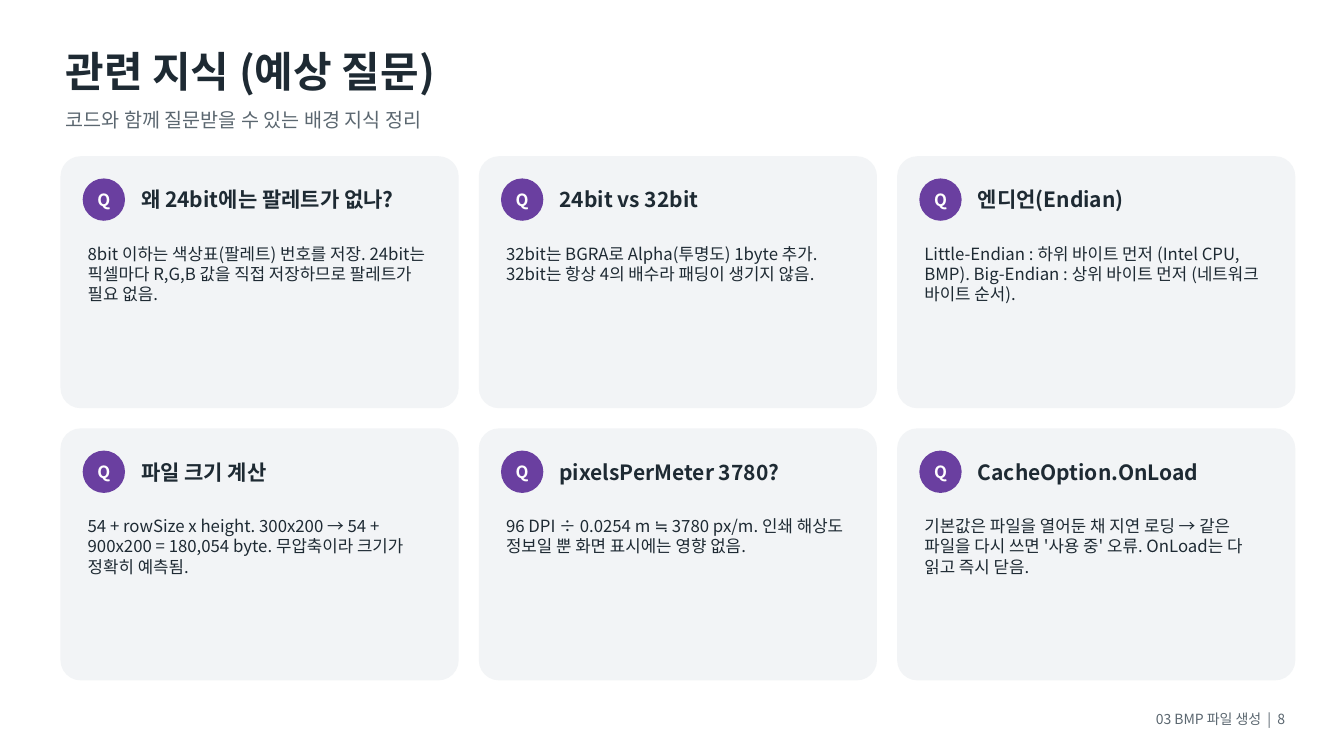
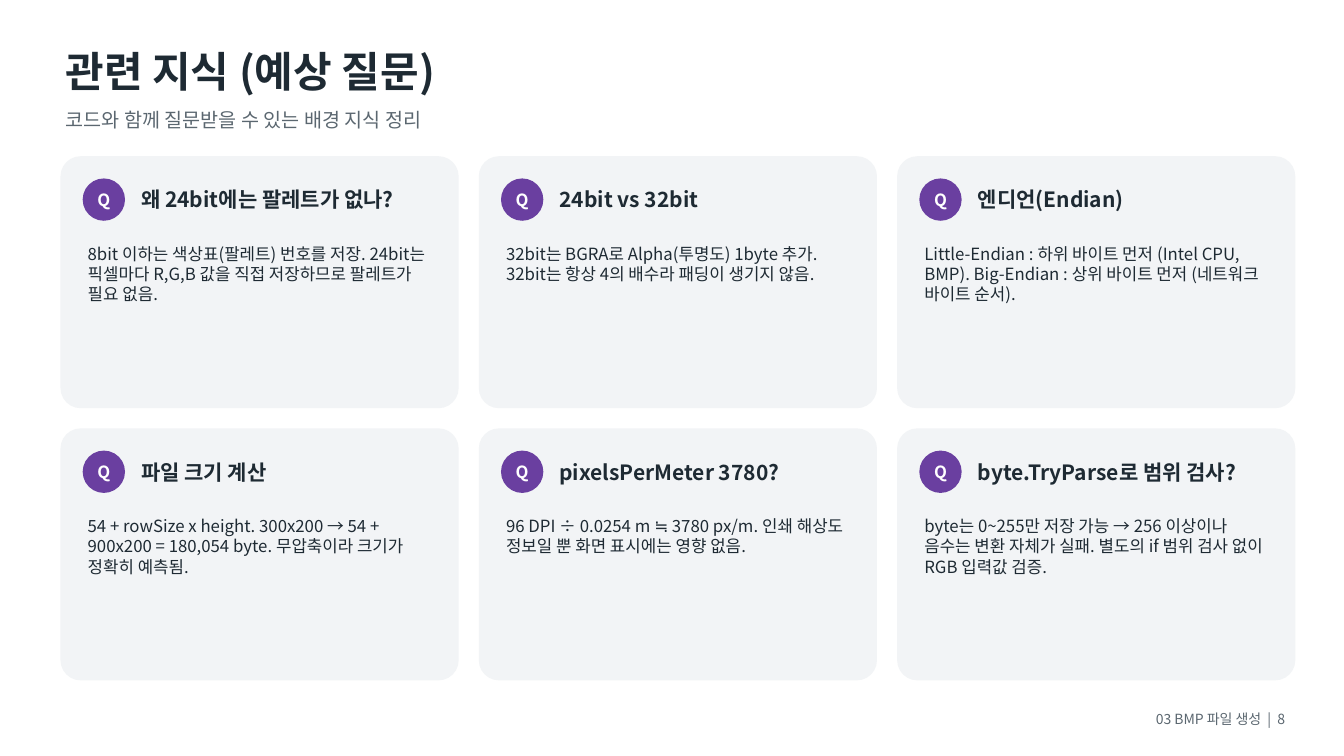
Before and after one commit to ehddnjs198/Seminar, a slide deck: slide 8 of PPT/03_BMP파일생성.pptx. Drawn at 1344x756 pixels with LibreOffice and Linux fonts; fonts in the diff are those of the drawing. Boxes give left, top, right and bottom in pixels: in the first picture for what was removed or moved away, otherwise in the second. Text is boxed around its words. In the diff, an @@ line names an element or a change of style, - is before the commit and + after.

```diff
--- a/PPT/03_BMP파일생성.pptx
+++ b/PPT/03_BMP파일생성.pptx
@@ text at (978, 462, 1235, 485): text changed @@
-CacheOption.OnLoad
+byte.TryParse로 범위 검사?
@@ text at (924, 518, 1263, 575): text changed @@
-기본값은 파일을 열어둔 채 지연 로딩 → 같은 파일을 다시 쓰면 '사용 중' 오류. OnLoad는 다 읽고 즉시 닫음.
+byte는 0~255만 저장 가능 → 256 이상이나 음수는 변환 자체가 실패. 별도의 if 범위 검사 없이 RGB 입력값 검증.
```
Also in this commit, not shown: 8 other slides changed, 2 slides added, 1 slide removed, 4 other files.
